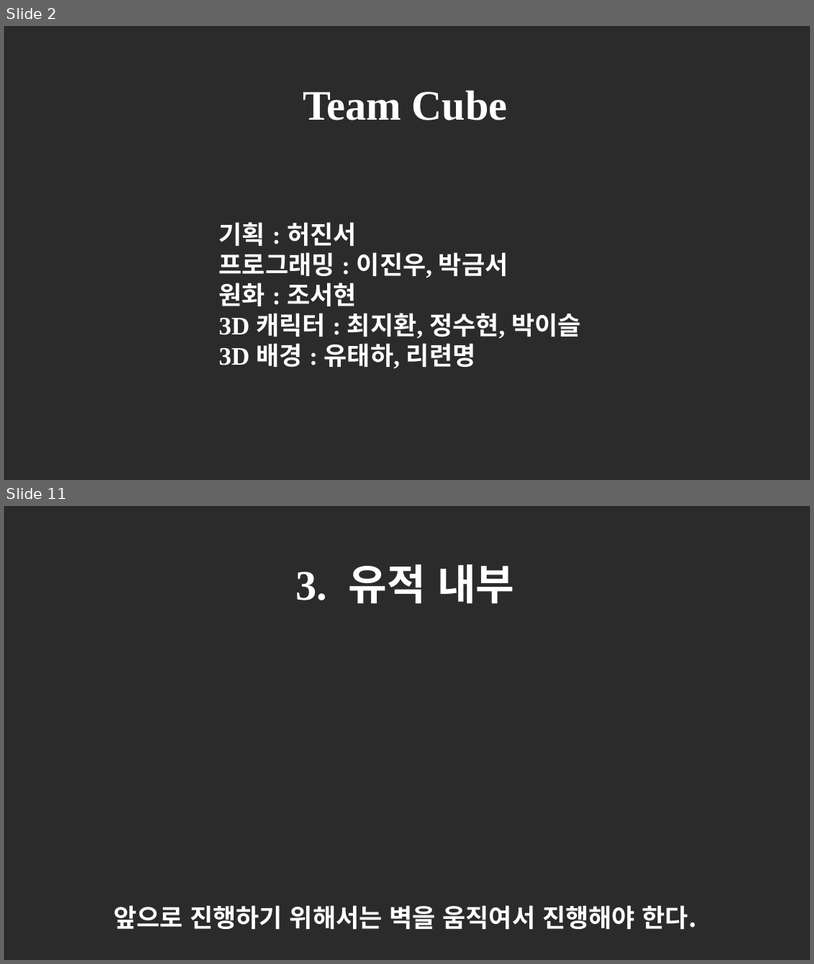
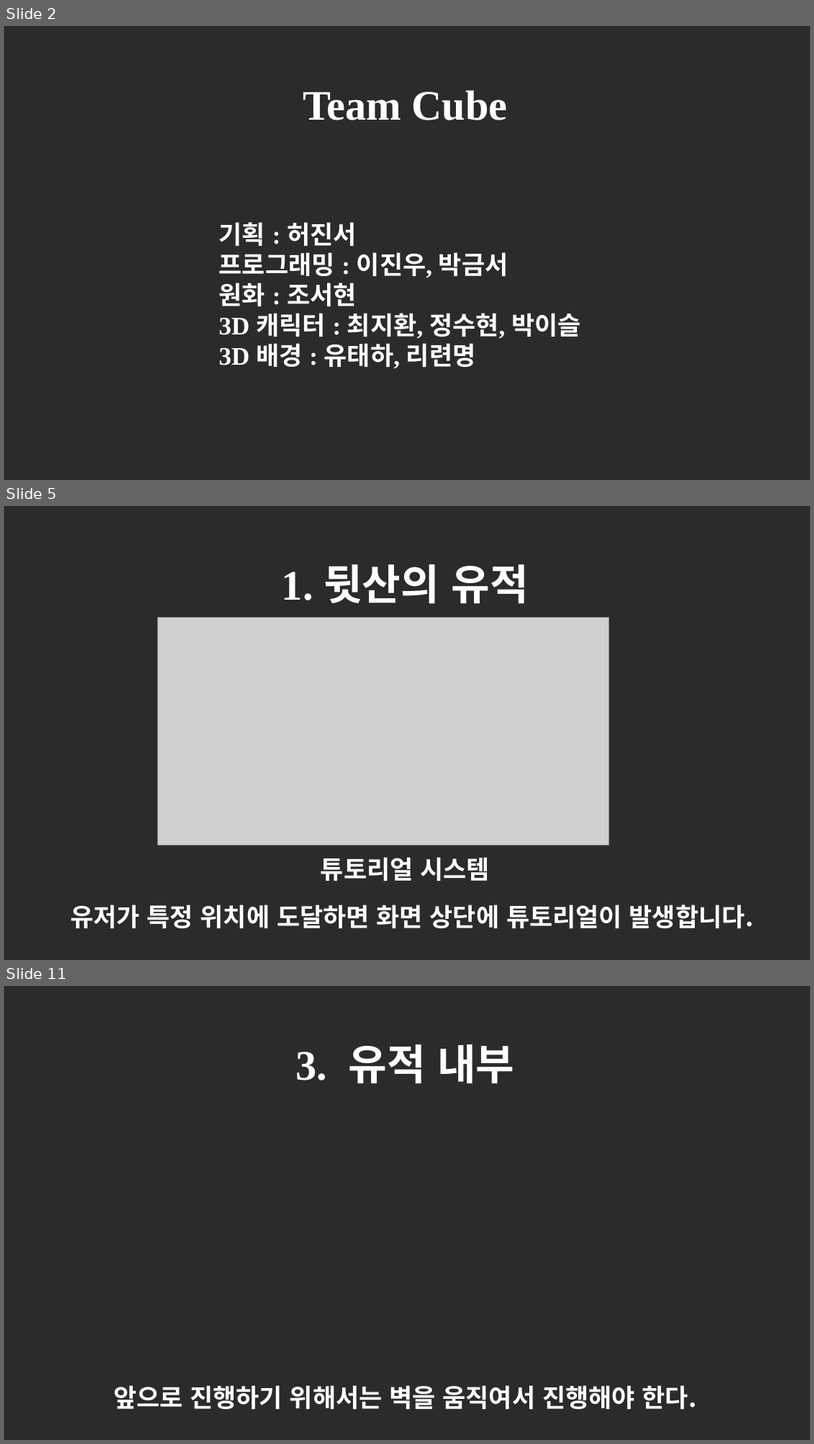
Before and after one commit to SBS-Academy-Team-Cube/Trip_of_Memories, a slide deck: Documents/1차발표PPT.pptx. Shown one above the other, each under a label of ours: slides 2 and 11 before the commit, slides 2, 5 and 11 after it; the slides between them are not shown. The pictures are 814x964 and 814x1444 pixels, drawn with LibreOffice and Linux fonts; fonts in the diff are those of the drawing; grey boxes stand for pictures; background and template pictures are left out; a plain dark background stands for a picture behind light text. Boxes give left, top, right and bottom in pixels: in the first picture for what was removed or moved away, otherwise in the second. Text is boxed around its words. In the diff, an @@ line names an element or a change of style, - is before the commit and + after.

```diff
--- a/Documents/1차발표PPT.pptx
+++ b/Documents/1차발표PPT.pptx
@@ slide 5 added at box(4, 506, 810, 960), background picture (left out) @@
@@ text added at box(282, 564, 529, 604), 50 pt, text #FFFFFF, bold @@
+1. 뒷산의 유적
@@ picture added at box(157, 617, 609, 844) @@
@@ text added at box(321, 857, 490, 880), 30 pt, text #FFFFFF, bold @@
+튜토리얼 시스템
@@ text added at box(70, 904, 754, 928), 30 pt, text #FFFFFF, bold @@
+유저가 특정 위치에 도달하면 화면 상단에 튜토리얼이 발생합니다.
```
Also in this commit, not shown: 7 slides changed, 1 slide removed, 1 other file.
